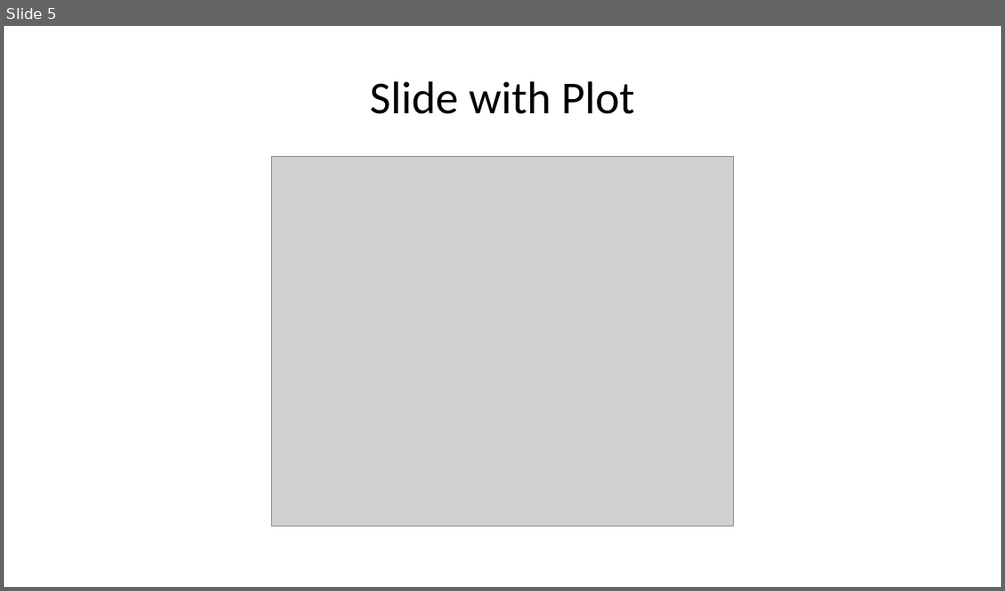
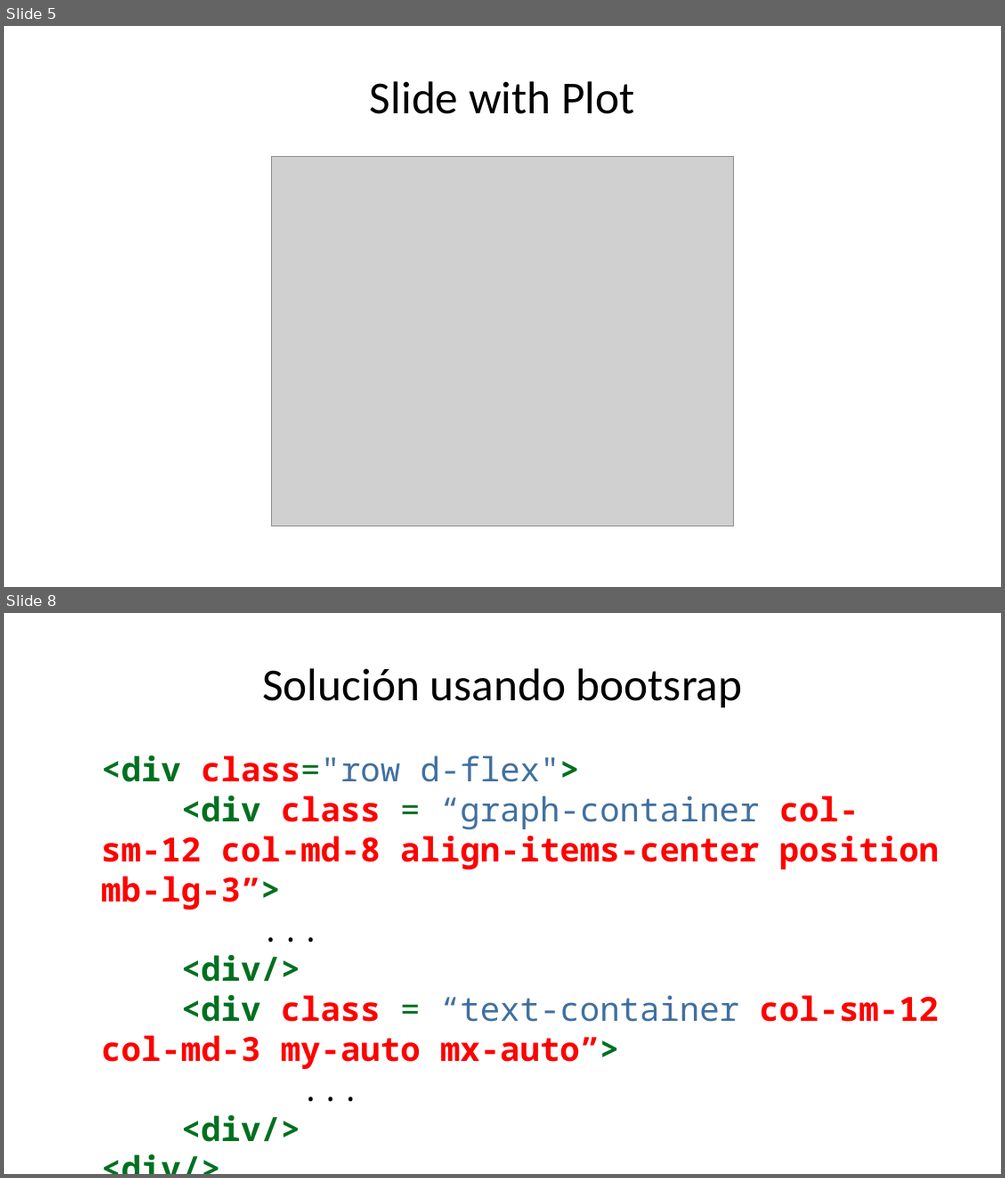
Before and after one commit to datacivica/ppt-huelladecuidados-LatinR, a slide deck: ppt-LatinR.pptx. Shown one above the other, each under a label of ours: slide 5 before the commit, slides 5 and 8 after it; the slides between them are not shown. The pictures are 1005x591 and 1005x1178 pixels, drawn with LibreOffice and Linux fonts; fonts in the diff are those of the drawing; grey boxes stand for pictures. Boxes give left, top, right and bottom in pixels: in the first picture for what was removed or moved away, otherwise in the second. Text is boxed around its words. In the diff, an @@ line names an element or a change of style, - is before the commit and + after.

```diff
--- a/ppt-LatinR.pptx
+++ b/ppt-LatinR.pptx
@@ slide 8 added at <box>4,613,1001,1174</box>, background #FFFFFF @@
@@ title added at <box>262,668,743,708</box>, 33 pt, text #000000 @@
+Solución usando bootsrap
@@ text added at <box>101,755,938,1069</box>, 24 pt, text #FF0000, bold @@
+<div class="row d-flex">
+<div class = “graph-container col-sm-12 col-md-8 align-items-center position mb-lg-3”>
+...
+<div/>
+<div class = “text-container col-sm-12 col-md-3 my-auto mx-auto”>
+...
+<div/>
+<div/>
```
Also in this commit, not shown: 1 slide changed, 5 other slides added, 2 other files.
